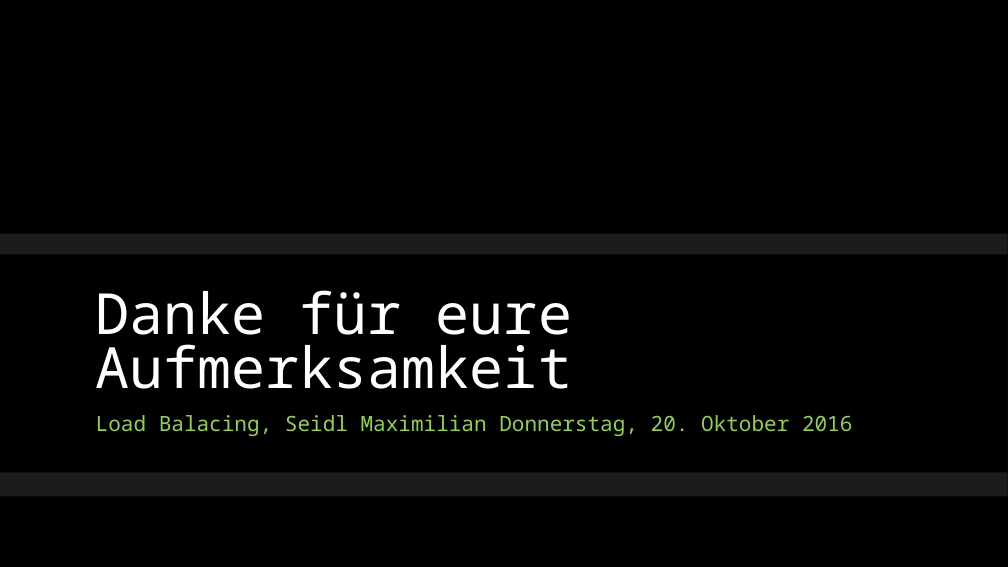
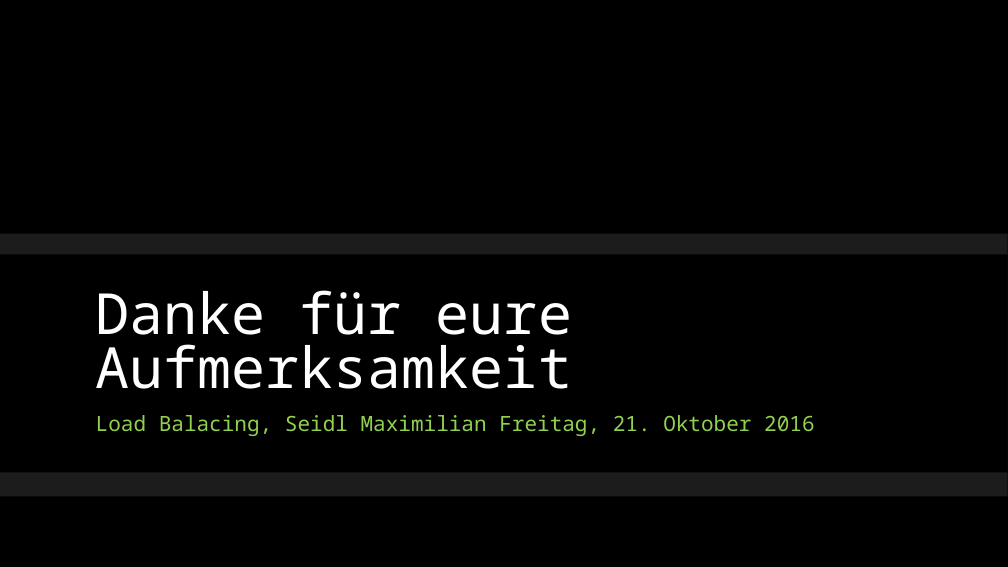
Before and after one commit to mseidl-tgm/1stRow4BHIT, a slide deck: slide 31 of DEZSYS/DEZSYS_LoadBalancing_Präsentation/Load Balancing.pptx. Drawn at 1008x567 pixels with LibreOffice and Linux fonts; fonts in the diff are those of the drawing; background and template pictures are left out. Boxes give left, top, right and bottom in pixels: in the first picture for what was removed or moved away, otherwise in the second. Text is boxed around its words. In the diff, an @@ line names an element or a change of style, - is before the commit and + after.

```diff
--- a/DEZSYS/DEZSYS_LoadBalancing_Präsentation/Load Balancing.pptx
+++ b/DEZSYS/DEZSYS_LoadBalancing_Präsentation/Load Balancing.pptx
@@ subtitle at [96, 415, 814, 436]: text changed @@
-Load Balacing, Seidl Maximilian Donnerstag, 20. Oktober 2016
+Load Balacing, Seidl Maximilian Freitag, 21. Oktober 2016
```
Also in this commit, not shown: 21 other slides changed, 10 other files.
